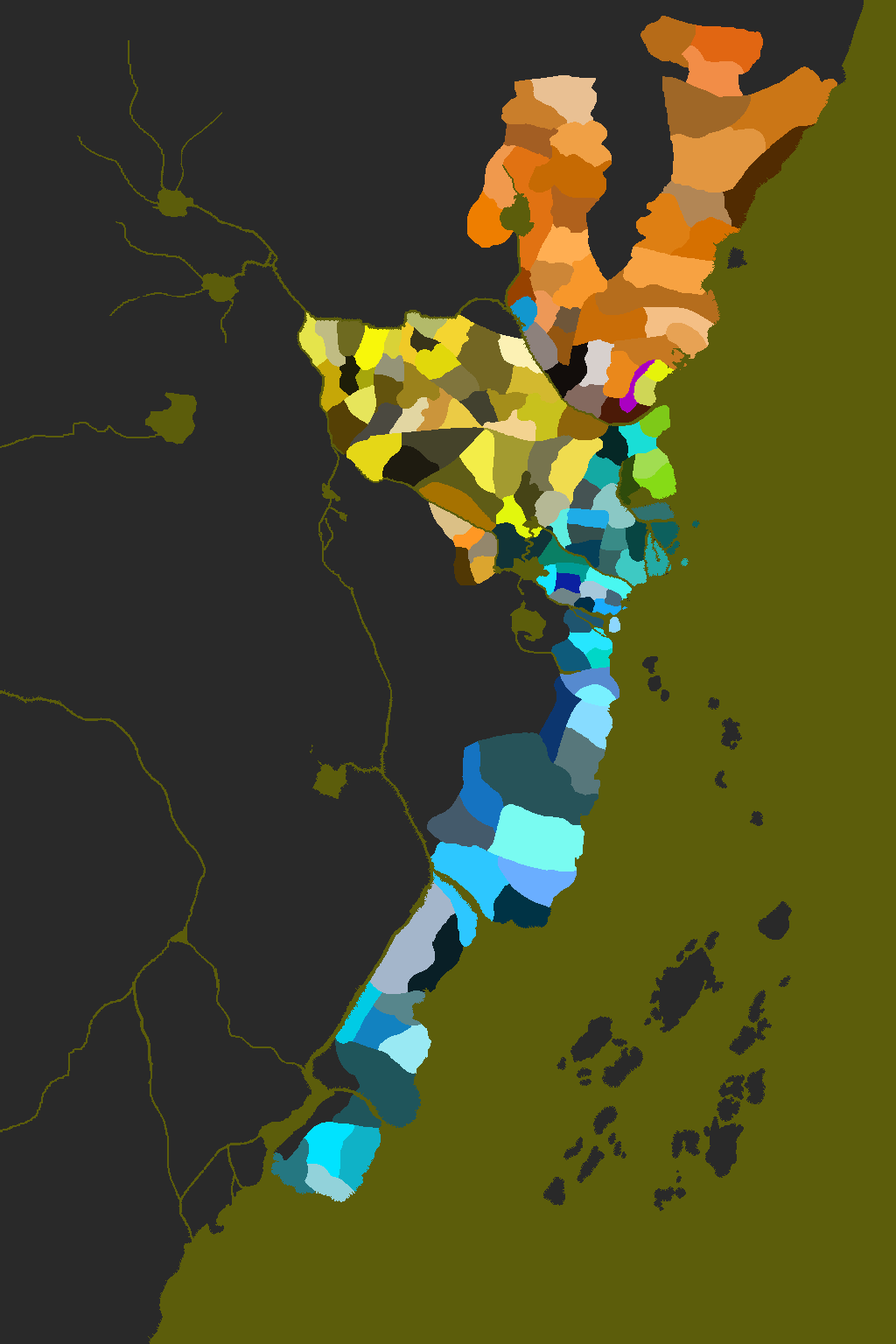
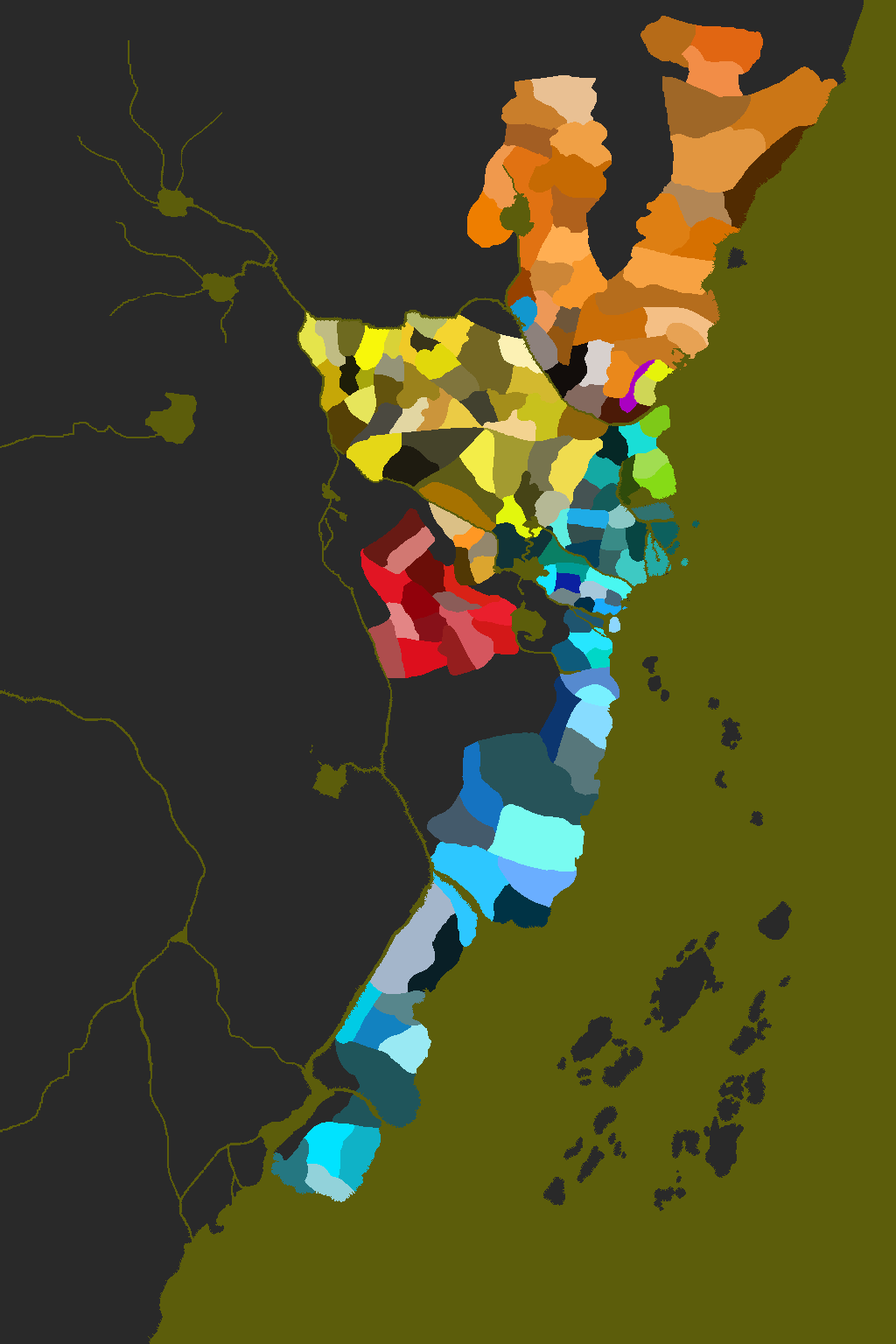
Revision of a layered 896 × 1344 image; what changed, layer by layer:
painted on "hantei, seppun & otomo" over [590, 482, 621, 512]
added group "scorpion provinces" with 2 layers above "phoenix provinces" over [360, 508, 519, 678]
added layer "bayushi" in group "scorpion provinces" over [360, 547, 519, 678]
added layer "yogo" in group "scorpion provinces" over [362, 508, 501, 613]
